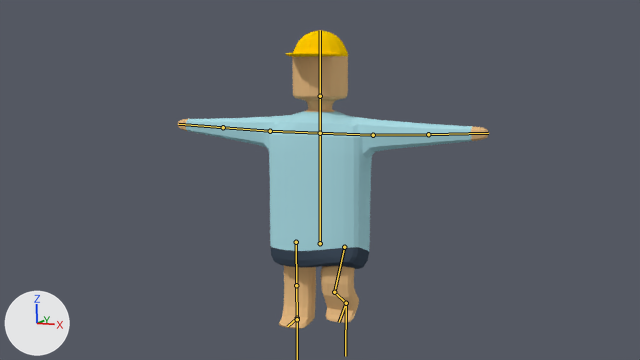
The Blender file introduction/blend/010_012.blend, before and after one commit.
Rendered twice from the file's camera 'Camera'. Lighting does not change. The marker at lower left points along +X, +Y and +Z. Both versions are drawn at frame 16 of the action 'アーマチュアAction'; the numbers are the values there. The bones that bend it are drawn over the model as lines.

The first picture shows '立方体'.
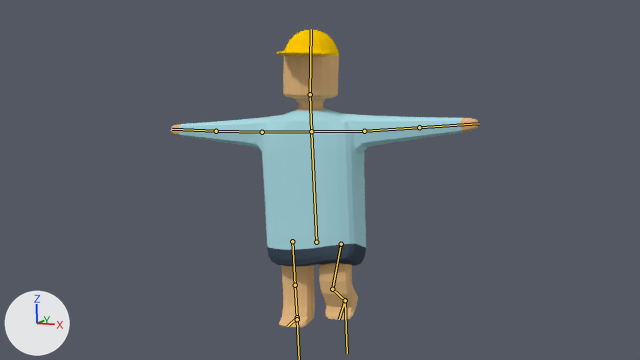
Where the change shows, as pixel boxes [x1, y1, x2, y2] in the pictures (640 x 360 px):
'立方体', posed: before [178, 30, 489, 329]; after [171, 29, 479, 328]
bone 'head', root to tip: before (320, 96) to (320, 30); after (310, 94) to (311, 29)

The change, as a diff of the scene's bpy script:
```diff
--- a/introduction/blend/010_012.blend.py
+++ b/introduction/blend/010_012.blend.py
@@ bone_root @@
 bone_root = bpy.data.objects['アーマチュア'].pose.bones['root']
-bone_root.location = (0.0, -0.01, 0.0)
-bone_root.rotation_quaternion = (1.0, 0.0, 0.0, 0.0)  # degrees (0, 0, 0)
+bone_root.location = (0.0, -0.04, 0.0)
+bone_root.rotation_quaternion = (1.0, 0.0, 0.0, -0.022)  # degrees (0, 0, -3)
@@ bone_head @@
 bone_head = bpy.data.objects['アーマチュア'].pose.bones['head']  # child of 'neck'
-bone_head.rotation_quaternion = (1.0, 0.0, 0.0, 0.0)  # degrees (0, 0, 0)
+bone_head.rotation_quaternion = (0.999, 0.0, 0.0, 0.032)  # degrees (0, 0, 4)
```
